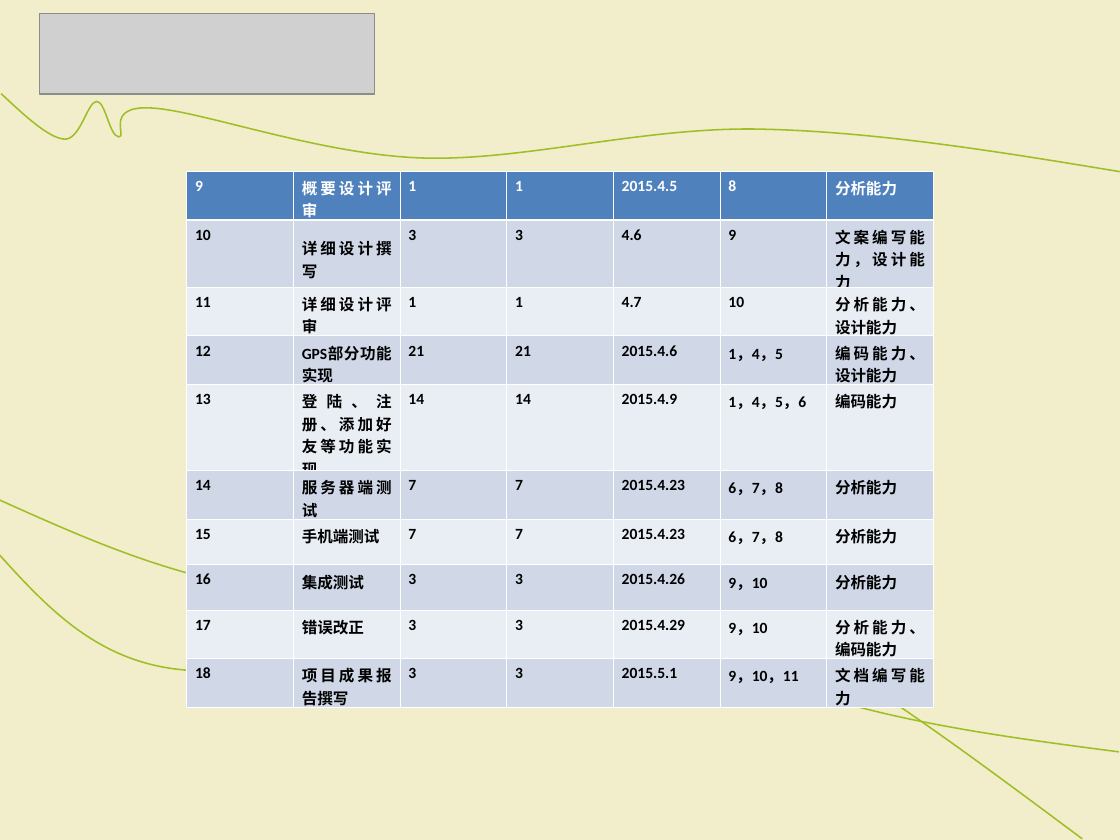
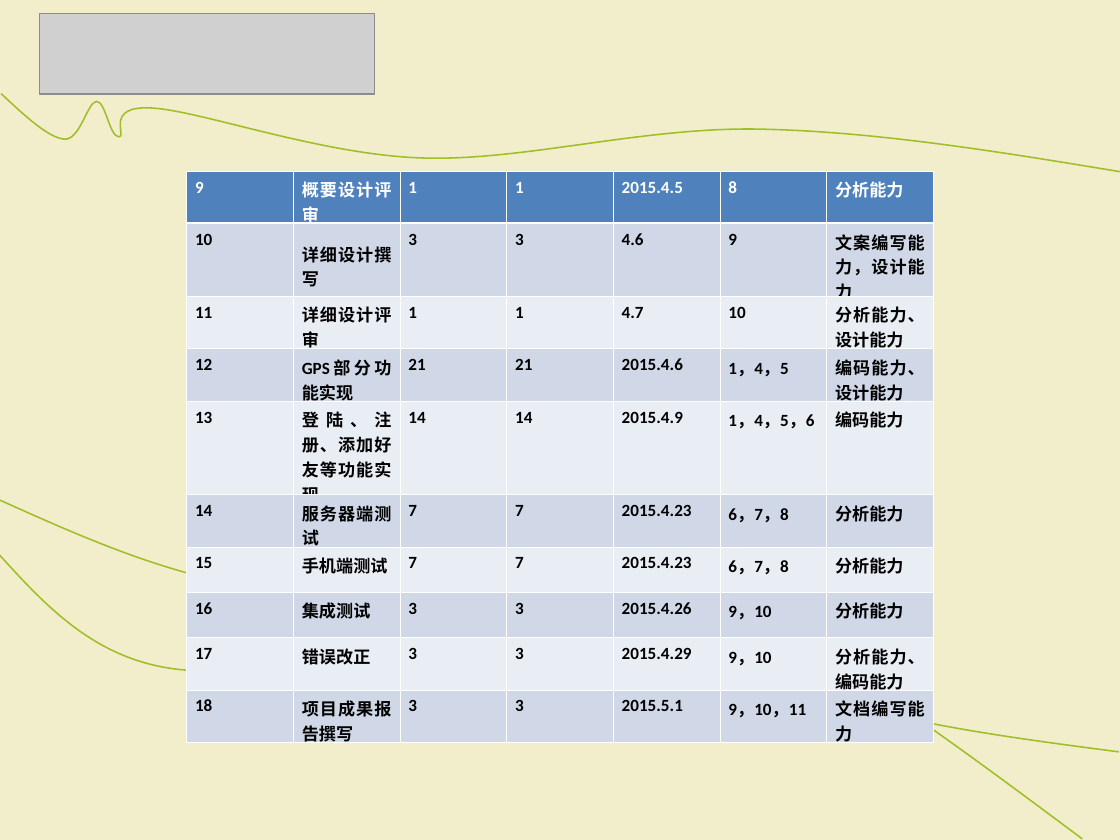
Before and after one commit to SoftwareOrganization/Dating_Position, a slide deck: slide 7 of doc of project/项目开发计划报告.ppt (slide 6 before the commit). Drawn at 1120x840 pixels with LibreOffice and Linux fonts; fonts in the diff are those of the drawing; grey boxes stand for pictures. Boxes give left, top, right and bottom in pixels: in the first picture for what was removed or moved away, otherwise in the second. Text is boxed around its words. In the diff, an @@ line names an element or a change of style, - is before the commit and + after.

```diff
--- a/doc of project/项目开发计划报告.ppt
+++ b/doc of project/项目开发计划报告.ppt
@@ table at [187,171,932,750] @@
@@ size 10 to 11 pt @@
```
Also in this commit, not shown: 1 other slide changed, 6 slides added.
